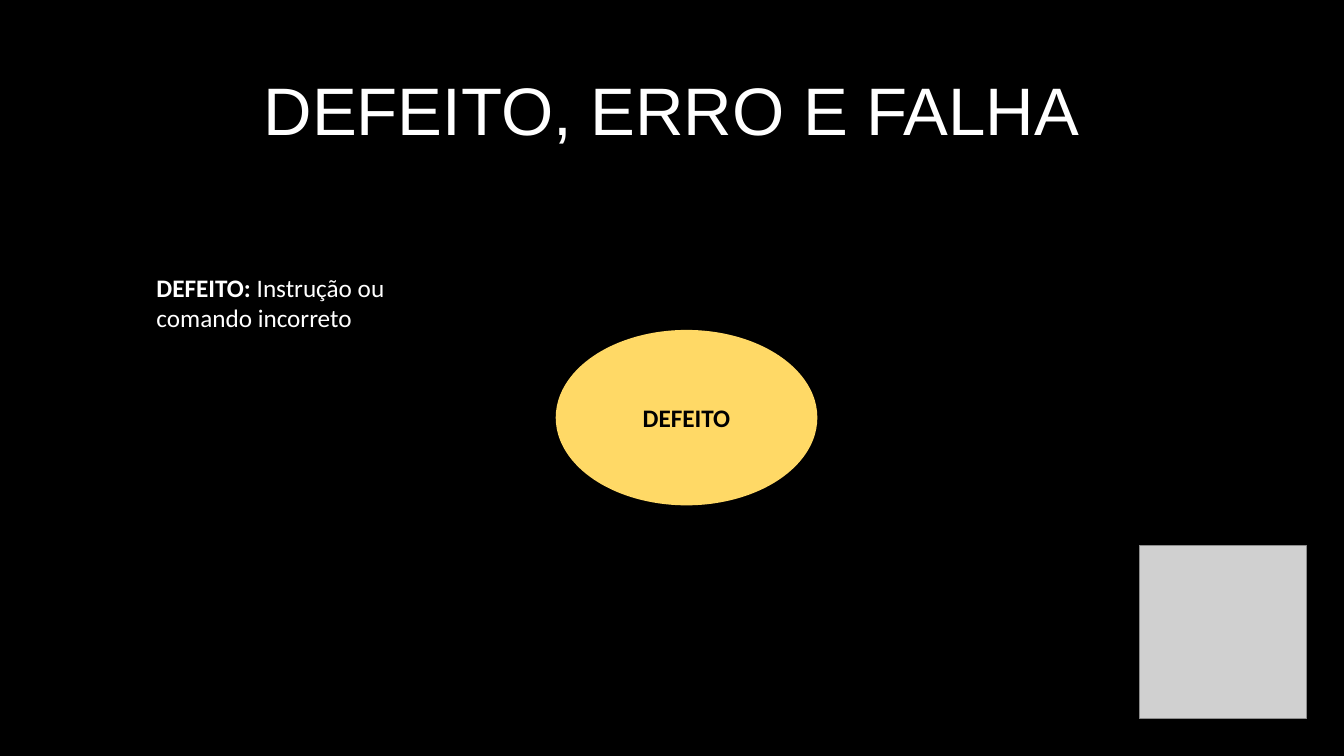
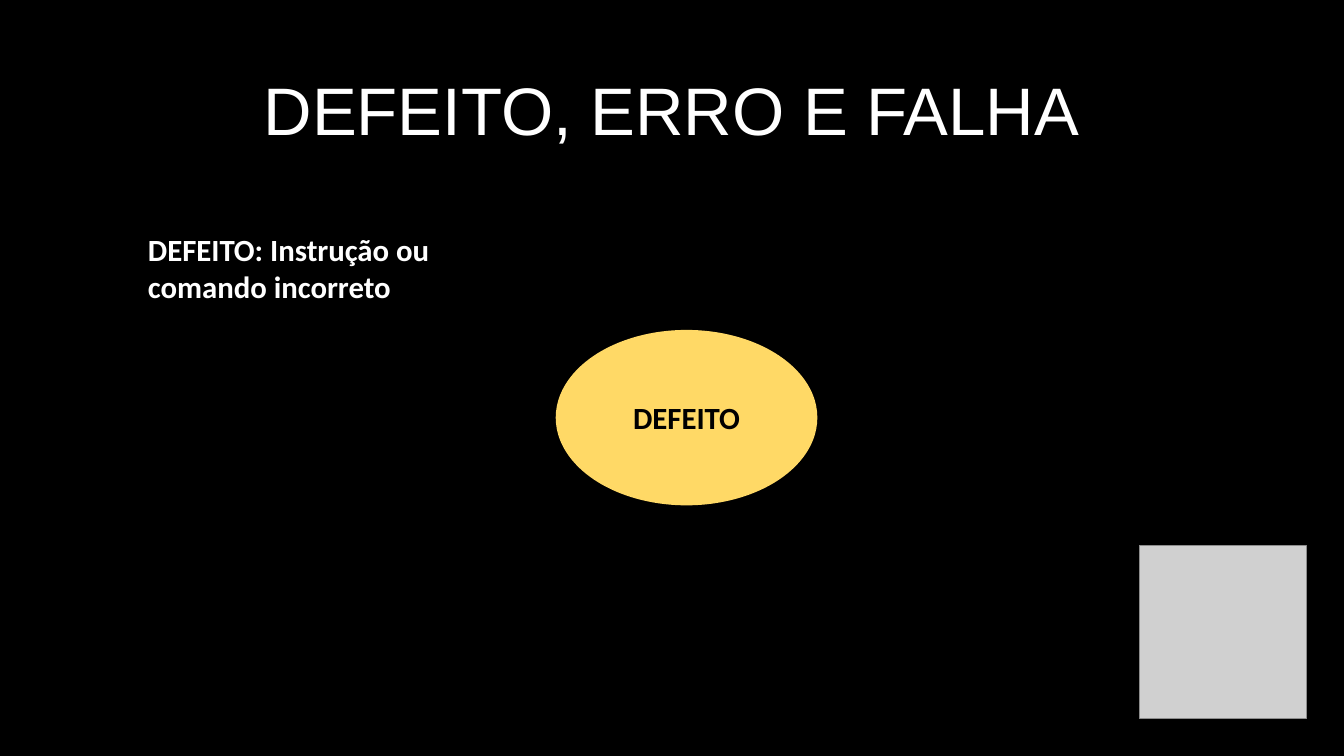
Before and after one commit to matheusclaudino/test-software, a slide deck: slide 19 of apresentacao/Apresentação - Teste de Software.pptx (slide 12 before the commit). Drawn at 1344x756 pixels with LibreOffice and Linux fonts; fonts in the diff are those of the drawing; grey boxes stand for pictures. Boxes give left, top, right and bottom in pixels: in the first picture for what was removed or moved away, otherwise in the second. Text is boxed around its words. In the diff, an @@ line names an element or a change of style, - is before the commit and + after.

```diff
--- a/apresentacao/Apresentação - Teste de Software.pptx
+++ b/apresentacao/Apresentação - Teste de Software.pptx
@@ text "DEFEITO: Instrução ou comando incorreto": place and size @@
-text "DEFEITO: Instrução ou comando incorreto" at <box>156,280,385,327</box>
+text "DEFEITO: Instrução ou comando incorreto" at <box>148,240,429,299</box>
@@ text "DEFEITO: Instrução ou comando incorreto" at <box>148,240,429,299</box>: size 18 to 22 pt; bold on in "Instrução ou comando incorreto" @@
@@ ellipse "DEFEITO" at <box>556,330,818,505</box>: size 18 to 22 pt @@
```
Also in this commit, not shown: 22 other slides changed, 10 slides added, 3 other files.
